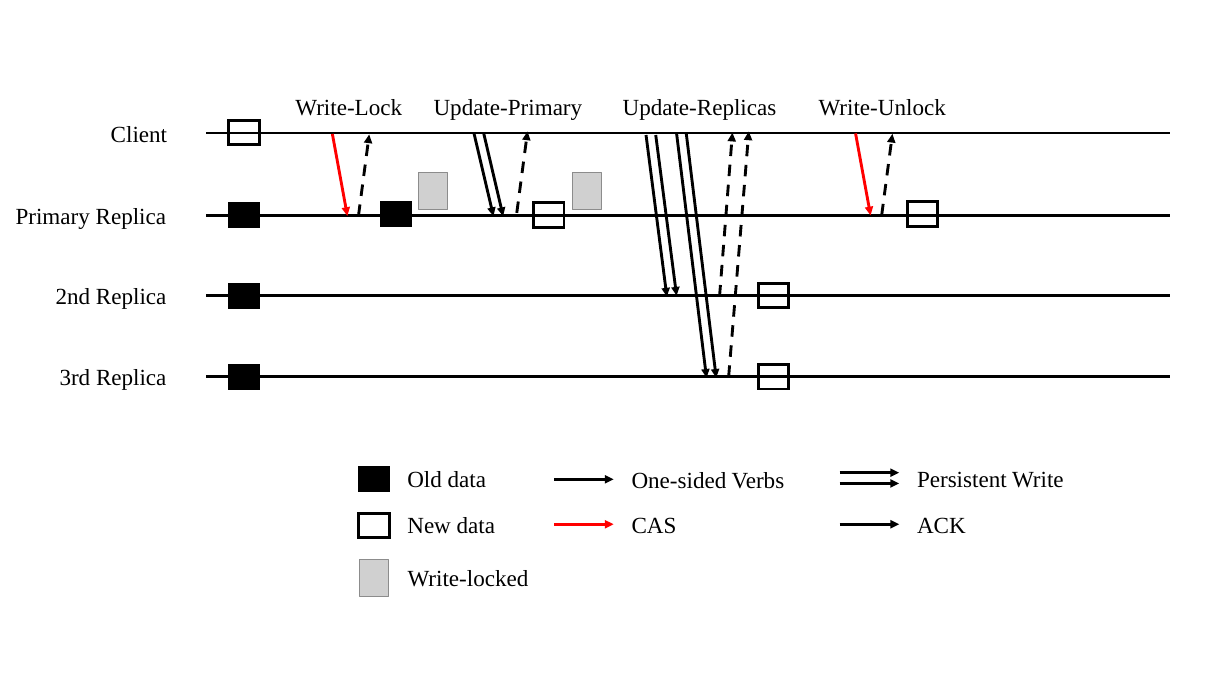
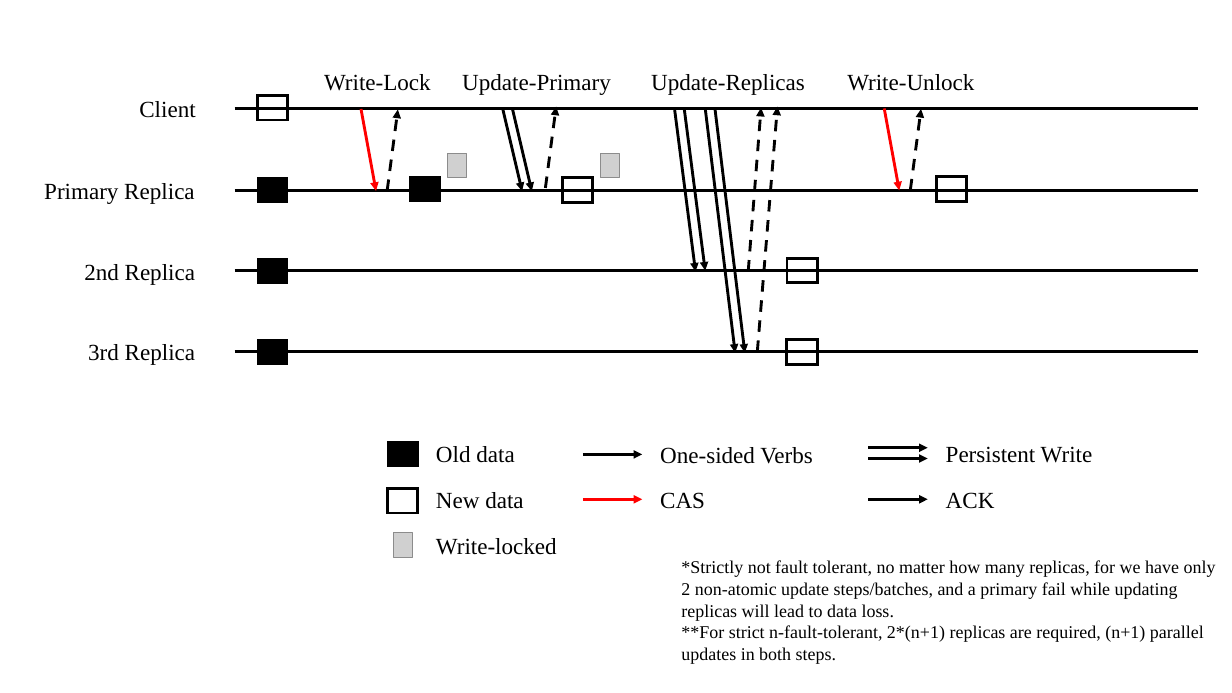
Before and after one commit to smdsbz/Gestalt, a slide deck: slide 1 of Documents/design/charts.pptx. Drawn at 1232x693 pixels with LibreOffice and Linux fonts; fonts in the diff are those of the drawing; grey boxes stand for pictures. Boxes give left, top, right and bottom in pixels: in the first picture for what was removed or moved away, otherwise in the second. Text is boxed around its words. In the diff, an @@ line names an element or a change of style, - is before the commit and + after.

```diff
--- a/Documents/design/charts.pptx
+++ b/Documents/design/charts.pptx
@@ picture: place and size @@
-picture at <box>419,173,447,210</box>
+picture at <box>447,153,467,178</box>
@@ picture: place and size @@
-picture at <box>572,173,601,210</box>
+picture at <box>601,153,620,178</box>
@@ 18 arrows, 14 texts, 11 rectangles, 4 lines: place and size @@
-18 arrows, 14 texts, 11 rectangles, 4 lines at <box>16,99,1170,539</box>
+18 arrows, 14 texts, 11 rectangles, 4 lines at <box>44,74,1199,514</box>
@@ picture: place and size @@
-picture at <box>360,560,388,597</box>
+picture at <box>394,533,413,558</box>
@@ text "Write-locked": place and size @@
-text "Write-locked" at <box>408,570,529,587</box>
+text "Write-locked" at <box>436,538,557,555</box>
@@ text added at <box>681,560,1216,664</box>, 14 pt, text #000000 @@
+*Strictly not fault tolerant, no matter how many replicas, for we have only 2 non-atomic update steps/batches, and a primary fail while updating replicas will lead to data loss.
+**For strict n-fault-tolerant, 2*(n+1) replicas are required, (n+1) parallel updates in both steps.
```
Also in this commit, not shown: 4 other files.
